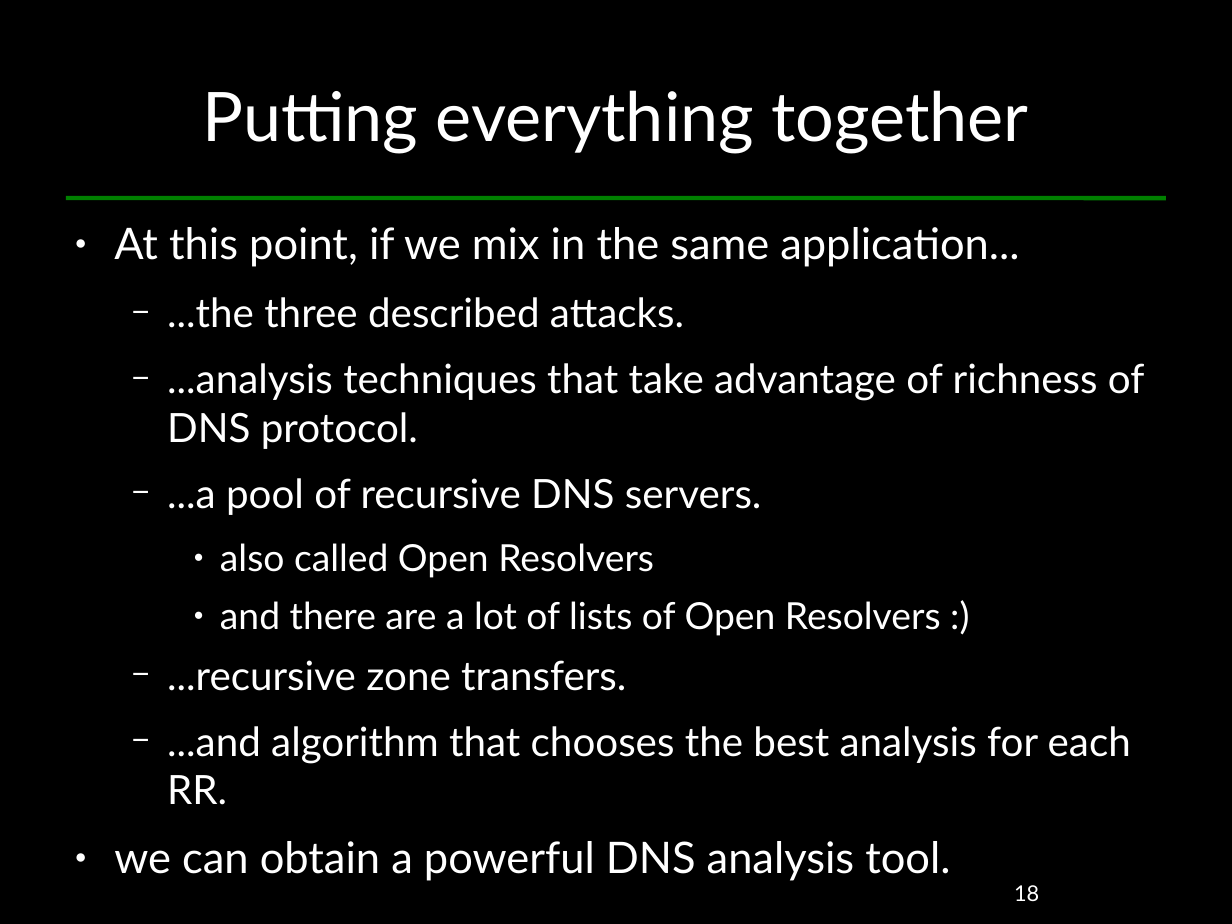
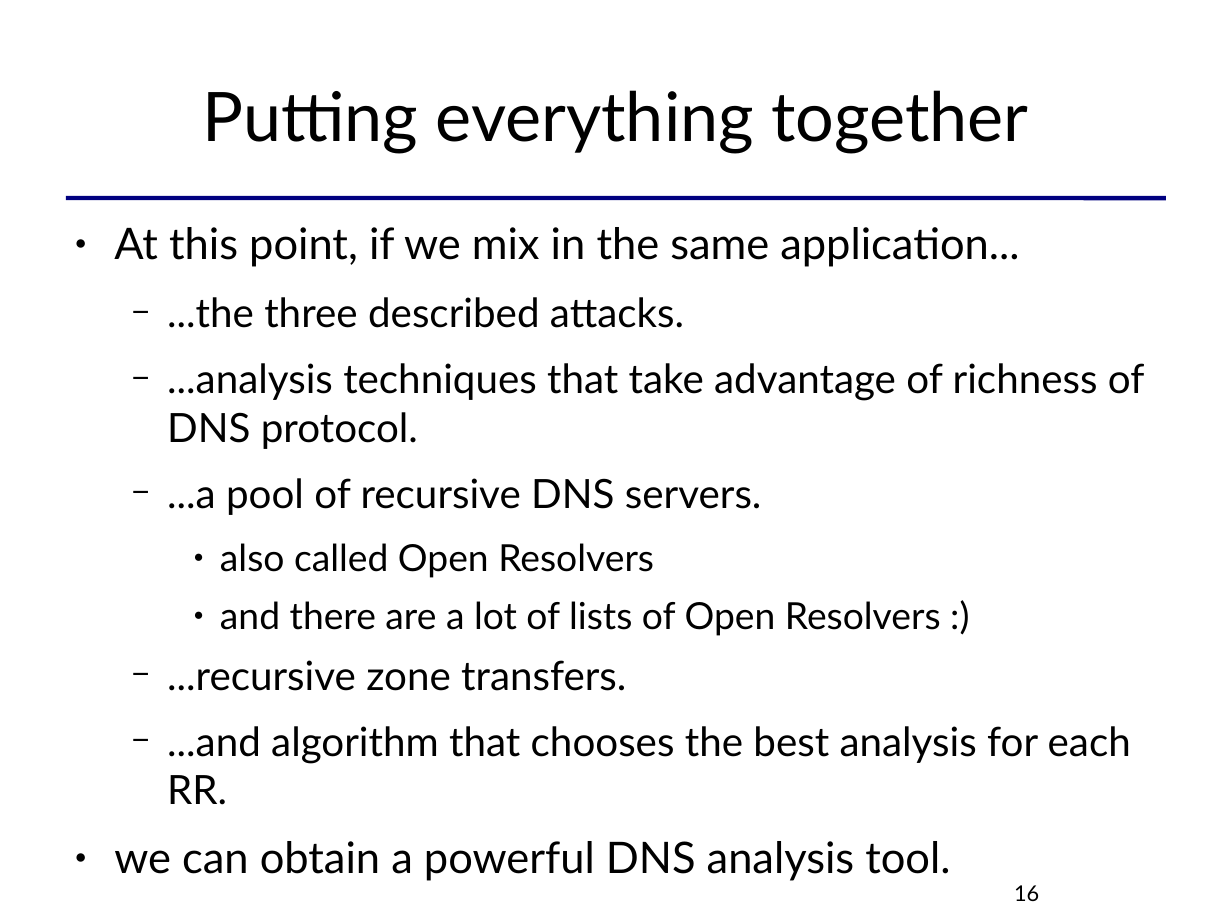
Before and after one commit to killabytenow/dosis, a slide deck: slide 16 of doc/Dosis-SCG-2009.odp (slide 18 before the commit). Drawn at 1232x924 pixels with LibreOffice and Linux fonts; fonts in the diff are those of the drawing. Boxes give left, top, right and bottom in pixels: in the first picture for what was removed or moved away, otherwise in the second. Text is boxed around its words. In the diff, an @@ line names an element or a change of style, - is before the commit and + after.

```diff
--- a/doc/Dosis-SCG-2009.odp
+++ b/doc/Dosis-SCG-2009.odp
@@ background #000000 to #FFFFFF @@
@@ title "Putting everything together" at (202, 90, 1028, 154): text colour #FFFFFF to #000000 @@
@@ line (66, 198) - (1166, 198): stroke #008000 2.83 pt to #000080 2.83 pt @@
@@ text "At this point, if we ..." at (114, 227, 1145, 881): text colour #FFFFFF to #000000; bullet colour #FFFFFF to #000000 @@
@@ page number at (1014, 885, 1039, 901): text changed; text colour #FFFFFF to #000000 @@
-18
+16
```
Also in this commit, not shown: 18 other slides changed, 2 slides added, 4 slides removed.
